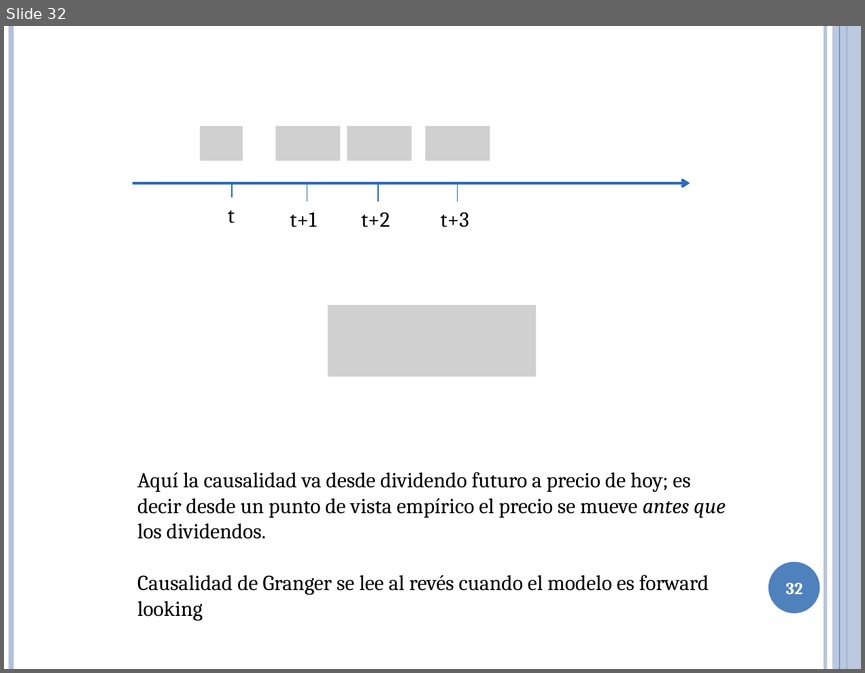
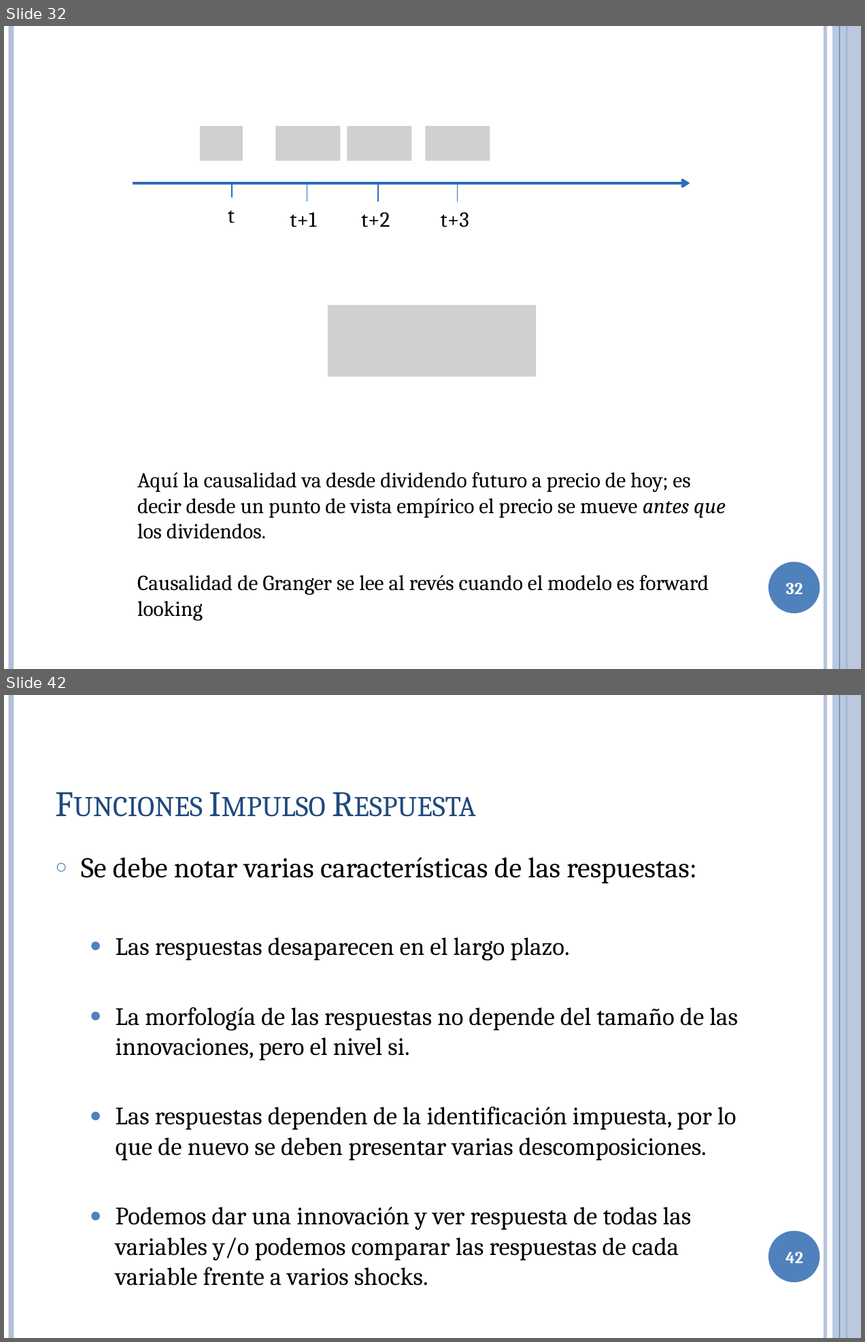
Before and after one commit to ricardomayerb/curso_var_cepal, a slide deck: Curso de Econometría de Series de Tiempo.pptx. Shown one above the other, each under a label of ours: slide 32 before the commit, slides 32 and 42 after it; the slides between them are not shown. The pictures are 865x673 and 865x1342 pixels, drawn with LibreOffice and Linux fonts; fonts in the diff are those of the drawing; grey boxes stand for pictures. Boxes give left, top, right and bottom in pixels: in the first picture for what was removed or moved away, otherwise in the second. Text is boxed around its words. In the diff, an @@ line names an element or a change of style, - is before the commit and + after.

```diff
--- a/Curso de Econometría de Series de Tiempo.pptx
+++ b/Curso de Econometría de Series de Tiempo.pptx
@@ slide 42 added at [4,695,861,1338], background #FFFFFF; not listed: 6 template elements that a slide beside it also shows @@
@@ title added at [47,721,747,828], 30 pt, text #1F497D, small capitals @@
+Funciones Impulso Respuesta
@@ text added at [81,857,738,1285], 21 pt, text #000000 @@
+○ Se debe notar varias características de las respuestas:
+  ● Las respuestas desaparecen en el largo plazo.
+  ● La morfología de las respuestas no depende del tamaño de las innovaciones, pero el nivel si.
+  ● Las respuestas dependen de la identificación impuesta, por lo que de nuevo se deben presentar varias descomposiciones.
+  ● Podemos dar una innovación y ver respuesta de todas las variables y/o podemos comparar las respuestas de cada variable frente a varios shocks.
@@ page number added at [785,1251,803,1263], 14 pt, text #FFFFFF, bold @@
+42
```
Also in this commit, not shown: 1 slide changed, 24 other slides added, 7 other files.
